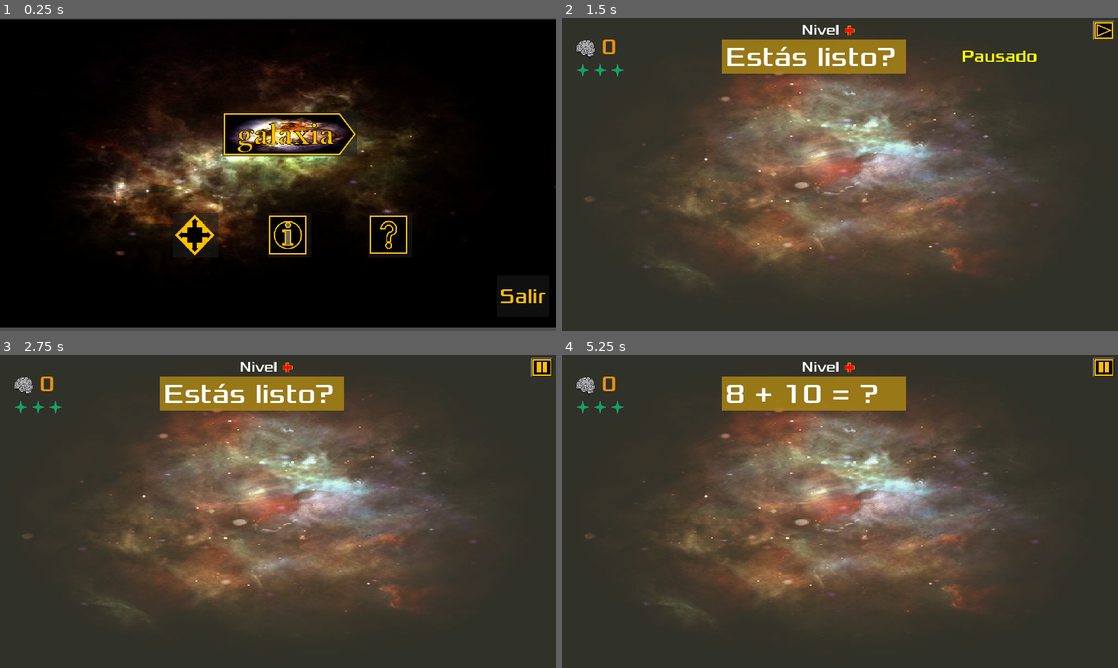
Above: before the commit, frames 1-4 (two rows, left to right).
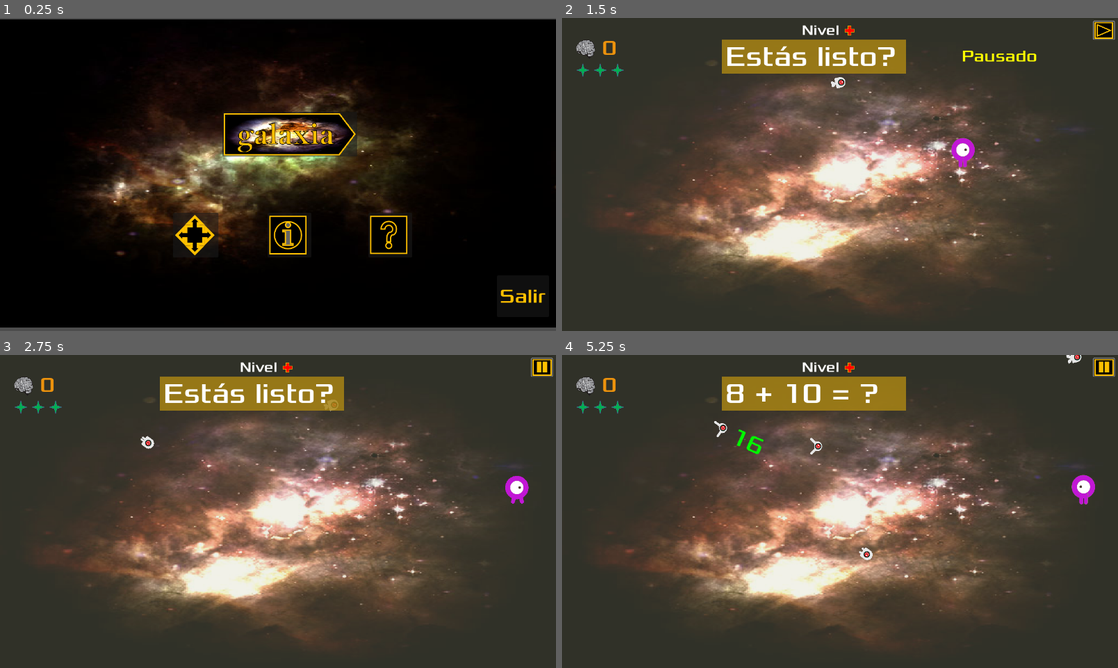
Above: after the commit, the same moments.

Repository: ajkentros/TDPV_PV3_TPF_KENTROS
Game: Godot game, scene res://Juego/pantalla_inicio.tscn
Two runs of this game, one before a commit and one after it. Both use one fixed random seed, a clock stepped at 60 frames per second and the inputs below.
Inputs (mouse positions are in pixels of both pictures, inside the frame that each line leads up to):
- Up to frame 1 (0.25 s): no input
- Up to frame 2 (1.5 s): click (851, 133) at 0.5 s; click (1101, 30) at 1.25 s
- Up to frame 3 (2.75 s): tap Enter at 2 s; move the mouse to (400, 495) at 2.02 s; hold Right (mover_derecha) from 2.03 s (still down)
- Up to frame 4 (5.25 s): move the mouse to (728, 527) at 2.77 s; release Right (mover_derecha) at 2.78 s; hold Down (mover_abajo) 2.78-3.53 s; move the mouse to (895, 442) at 3.52 s; hold Right (mover_derecha) 3.53-4.28 s; move the mouse to (812, 574) at 4.27 s; hold Up (mover_arriba) 4.28-5.03 s; move the mouse to (1006, 558) at 5.02 s; hold Left (mover_izquierda) from 5.03 s (still down)

The runs differ from the first frame. In frame 1, 0.9% of the frame differs, in the area x 20-99%, y 30-92%; in frame 2, 22%; in frame 3, 22%, in the area x 2-100%, y 0-93%; in frame 4, 22%.

Commit message:
21/10/2024
Actualización importante

Diff:
--- a/Astronauta/astronauta.gd
+++ b/Astronauta/astronauta.gd
@@ -172,9 +172,9 @@
 	position = posicionInicialAstronauta
 
 	## Genera una posición aleatoria dentro del área definida
-	#var posicionInicialAstronauta_x = randf_range(area_min_x, area_max_x)
-	#var posicionInicialAstronauta_y = randf_range(area_min_y, area_max_y)
-	#posicionInicialAstronauta = Vector2(posicionInicialAstronauta_x, posicionInicialAstronauta_y)
+	var posicionInicialAstronauta_x = randf_range(area_min_x, area_max_x)
+	var posicionInicialAstronauta_y = randf_range(area_min_y, area_max_y)
+	posicionInicialAstronauta = Vector2(posicionInicialAstronauta_x, posicionInicialAstronauta_y)
 	position = posicionInicialAstronauta
 
 	show()
--- a/Juego/HUD.tscn
+++ b/Juego/HUD.tscn
@@ -1,24 +1,17 @@
-[gd_scene load_steps=11 format=3 uid="uid://rjvt7xihgjvo"]
+[gd_scene load_steps=8 format=3 uid="uid://rjvt7xihgjvo"]
 
 [ext_resource type="Script" path="res://Juego/hud.gd" id="1_1vq2s"]
 [ext_resource type="FontFile" uid="uid://jy3qjpugf4jw" path="res://Fonts/Xolonium-Regular.ttf" id="1_pxd2c"]
 [ext_resource type="Texture2D" uid="uid://d18viee2e6gp0" path="res://Arte/Texturas/conocimiento.png" id="2_m031y"]
 [ext_resource type="Texture2D" uid="uid://du3y1pp5ky44m" path="res://Arte/Texturas/Boton_Play.png" id="3_uj55v"]
 [ext_resource type="Texture2D" uid="uid://baypf7jxnqcpm" path="res://Arte/Texturas/Boton_Pausa.png" id="4_incg1"]
-[ext_resource type="Texture2D" uid="uid://bw8rnpfu3mn1q" path="res://Arte/Texturas/Resta.png" id="5_sehaf"]
 [ext_resource type="Texture2D" uid="uid://d52a2uoe8f4u" path="res://Arte/Texturas/Suma.png" id="5_y6bqf"]
-[ext_resource type="Texture2D" uid="uid://3qnj0qwqnya6" path="res://Arte/Texturas/Multiplicacion.png" id="6_xh06w"]
-[ext_resource type="Texture2D" uid="uid://di67qdd3g53w8" path="res://Arte/Texturas/Division.png" id="7_4emvo"]
 [ext_resource type="Texture2D" uid="uid://bm8cd3agjk76" path="res://Arte/Texturas/vida_estelar.png" id="11_ahygo"]
 
 [node name="HUD" type="CanvasLayer"]
 script = ExtResource("1_1vq2s")
 boton_pausa = ExtResource("4_incg1")
 boton_play = ExtResource("3_uj55v")
-suma = ExtResource("5_y6bqf")
-resta = ExtResource("5_sehaf")
-multiplicacion = ExtResource("6_xh06w")
-division = ExtResource("7_4emvo")
 
 [node name="TextoNivel" type="Label" parent="."]
 anchors_preset = 8
--- a/Juego/HUDDivision.tscn
+++ b/Juego/HUDDivision.tscn
@@ -15,6 +15,7 @@
 boton_play = ExtResource("3_i1mgo")
 
 [node name="Sprite2D" type="Sprite2D" parent="."]
+visible = false
 position = Vector2(641, 360)
 scale = Vector2(2.40525, 1.37931)
 texture = ExtResource("4_03n2s")
--- a/Juego/HUDMultiplicacion.tscn
+++ b/Juego/HUDMultiplicacion.tscn
@@ -15,6 +15,7 @@
 boton_play = ExtResource("3_2jt7t")
 
 [node name="Sprite2D" type="Sprite2D" parent="."]
+visible = false
 position = Vector2(642.01, 360)
 scale = Vector2(2.40453, 1.37931)
 texture = ExtResource("4_hqdik")
--- a/Juego/HUDResta.tscn
+++ b/Juego/HUDResta.tscn
@@ -15,6 +15,7 @@
 boton_play = ExtResource("3_iypn3")
 
 [node name="Sprite2D" type="Sprite2D" parent="."]
+visible = false
 position = Vector2(640.5, 360)
 scale = Vector2(2.50195, 1.40625)
 texture = ExtResource("4_0niq3")
--- a/Juego/HUDSuma.tscn
+++ b/Juego/HUDSuma.tscn
@@ -15,6 +15,8 @@
 boton_play = ExtResource("3_j62nw")
 
 [node name="Sprite2D" type="Sprite2D" parent="."]
+visible = false
+z_index = -2
 position = Vector2(640, 360)
 scale = Vector2(2.50195, 1.40625)
 texture = ExtResource("4_3osrf")
--- a/Juego/Main.tscn
+++ b/Juego/Main.tscn
@@ -9,6 +9,9 @@
 [ext_resource type="PackedScene" uid="uid://b624lwqw81inj" path="res://Juego/HUDResta.tscn" id="5_nh4yb"]
 [ext_resource type="PackedScene" uid="uid://bivtb8twvme01" path="res://Juego/HUDMultiplicacion.tscn" id="6_6d474"]
 [ext_resource type="PackedScene" uid="uid://dc2vpyho4bttu" path="res://Juego/HUDDivision.tscn" id="7_608s5"]
+[ext_resource type="Texture2D" uid="uid://c4ss4xde5x2th" path="res://Arte/Texturas/galaxia_3.png" id="8_ylqid"]
+[ext_resource type="Texture2D" uid="uid://b86ay5v0rxnej" path="res://Arte/Texturas/galaxia_4.png" id="9_82h8g"]
+[ext_resource type="Texture2D" uid="uid://jw07d10h8s43" path="res://Arte/Texturas/galaxia_5.png" id="10_qj7if"]
 
 [node name="Main" type="Node"]
 script = ExtResource("1_ymqid")
@@ -18,6 +21,10 @@
 hud_resta_escena = ExtResource("5_nh4yb")
 hud_multiplicacion_escena = ExtResource("6_6d474")
 hud_division_escena = ExtResource("7_608s5")
+fondo_suma = ExtResource("8_ylqid")
+fondo_resta = ExtResource("9_82h8g")
+fondo_multiplicacion = ExtResource("10_qj7if")
+fondo_division = ExtResource("4_3pcbq")
 
 [node name="Sprite2D" type="Sprite2D" parent="."]
 position = Vector2(640.5, 360)
@@ -32,6 +39,7 @@
 color = Color(0.76701, 0.782066, 0.636377, 0.247059)
 
 [node name="Astronauta" parent="." instance=ExtResource("1_l35g8")]
+position = Vector2(602, 375)
 
 [node name="TimerIgnorancia" type="Timer" parent="."]
 wait_time = 0.696
--- a/Juego/hud.gd
+++ b/Juego/hud.gd
@@ -89,19 +89,19 @@
 func generar_ecuacion_resta():
 	ecuacion_actual = str(operador_1) + " - " + str(operador_2) + " = ?"
 	resultado_esperado = operador_1 - operador_2
-	ecuacion_resuelta = str(operador_1) + " + " + str(operador_2) + " = " + str(resultado_esperado)
+	ecuacion_resuelta = str(operador_1) + " - " + str(operador_2) + " = " + str(resultado_esperado)
 
 func generar_ecuacion_multiplicacion():
 	ecuacion_actual = str(operador_1) + " * " + str(operador_2) + " = ?"
 	resultado_esperado = operador_1 * operador_2
-	ecuacion_resuelta = str(operador_1) + " + " + str(operador_2) + " = " + str(resultado_esperado)
+	ecuacion_resuelta = str(operador_1) + " * " + str(operador_2) + " = " + str(resultado_esperado)
 
 func generar_ecuacion_division():
 	operador_2 = randi_range(1, 10)
 	resultado_esperado = randi_range(1, 10)
 	operador_1 = resultado_esperado * operador_2
 	ecuacion_actual = str(operador_1) + " / " + str(operador_2) + " = ?"
-	ecuacion_resuelta = str(operador_1) + " + " + str(operador_2) + " = " + str(resultado_esperado)
+	ecuacion_resuelta = str(operador_1) + " / " + str(operador_2) + " = " + str(resultado_esperado)
 
 func armar_ecuacion() -> String:
 	return ecuacion_actual
--- a/Juego/main.gd
+++ b/Juego/main.gd
@@ -8,7 +8,13 @@
 @export var hud_multiplicacion_escena: PackedScene
 @export var hud_division_escena: PackedScene
 
+@export var fondo_suma: Texture2D
+@export var fondo_resta: Texture2D
+@export var fondo_multiplicacion: Texture2D
+@export var fondo_division: Texture2D
+
 var hud_actual  # Almacena la referencia del HUD instanciado
+var sprite_fondo: Sprite2D
 
 var conocimiento: int
 var nivel: int  # Variable que indica el nivel actual
@@ -30,6 +36,8 @@
 #var nivel_terminado:bool = false			# Variable bool que avisa si el juego terminó
 
 func _ready():
+	# Accede al Sprite2D que está en la jerarquía de Main
+	sprite_fondo = $Sprite2D
 	# Detiene la música de inicio
 	AudioManager.stop_musica_inicio()
 	# Inicializa el nivel desde el GameManager
@@ -46,12 +54,16 @@
 	match nivel:
 		1:
 			hud_escena = hud_suma_escena.instantiate()
+			sprite_fondo.texture = fondo_suma
 		2:
 			hud_escena = hud_resta_escena.instantiate()
+			sprite_fondo.texture = fondo_resta
 		3:
 			hud_escena = hud_multiplicacion_escena.instantiate()
+			sprite_fondo.texture = fondo_multiplicacion
 		4:
 			hud_escena = hud_division_escena.instantiate()
+			sprite_fondo.texture = fondo_division
 
 	# Añade HUD correspondiente a la escena
 	add_child(hud_escena)
@@ -70,6 +82,9 @@
 
 	timer_juego = 0.0
 	numeros_generados = 0
+
+	# Comprobación de visibilidad al iniciar el juego
+	#print("Astronauta visible:", $Astronauta.visible)
 
 	$Astronauta.start()
 	$TimerIgnorancia.start()
@@ -113,6 +128,7 @@
 	var posicion_numero_x = randf_range(area_min_x, area_max_x)
 	var posicion_numero_y = randf_range(area_min_y, area_max_y)
 	numero.position = Vector2(posicion_numero_x, posicion_numero_y)
+	#print("Número generado en posición:", numero.position)
 # Define una dirección de movimiento aletoria de numero
 	var direction = randf_range(-PI / 4.0 , PI / 4.0)
 	numero.rotation = direction
@@ -207,6 +223,7 @@
 	var posicion_ignorancia_x = randf_range(area_min_x, area_max_x)
 	var posicion_ignorancia_y = randf_range(area_min_y, area_max_y)
 	ignorancia.position = Vector2(posicion_ignorancia_x, posicion_ignorancia_y)
+
 # Define una dirección de movimiento aleatoria de ignorancia
 	var direction = randf_range(-PI / 4, PI / 4)
 	ignorancia.rotation = direction
--- a/project.godot
+++ b/project.godot
@@ -24,7 +24,8 @@
 
 window/size/viewport_width=1280
 window/size/viewport_height=720
-window/stretch/mode="canvas_items"
+window/stretch/mode="viewport"
+window/stretch/aspect="expand"
 
 [input]
 
Not shown: 1 places in Juego/Main.tscn that only renumber resources
